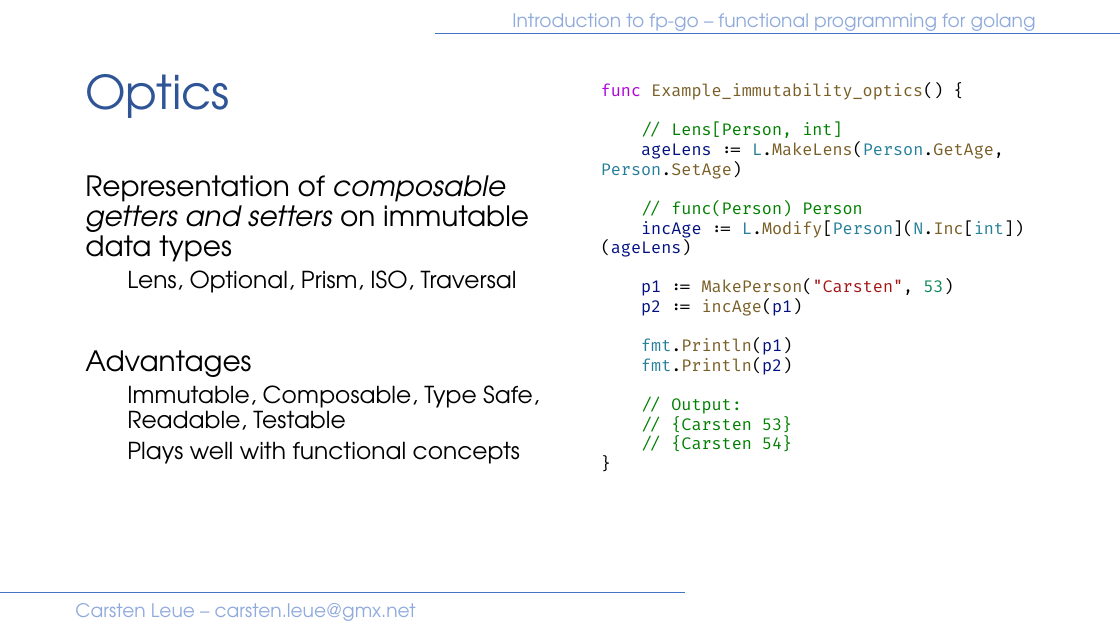
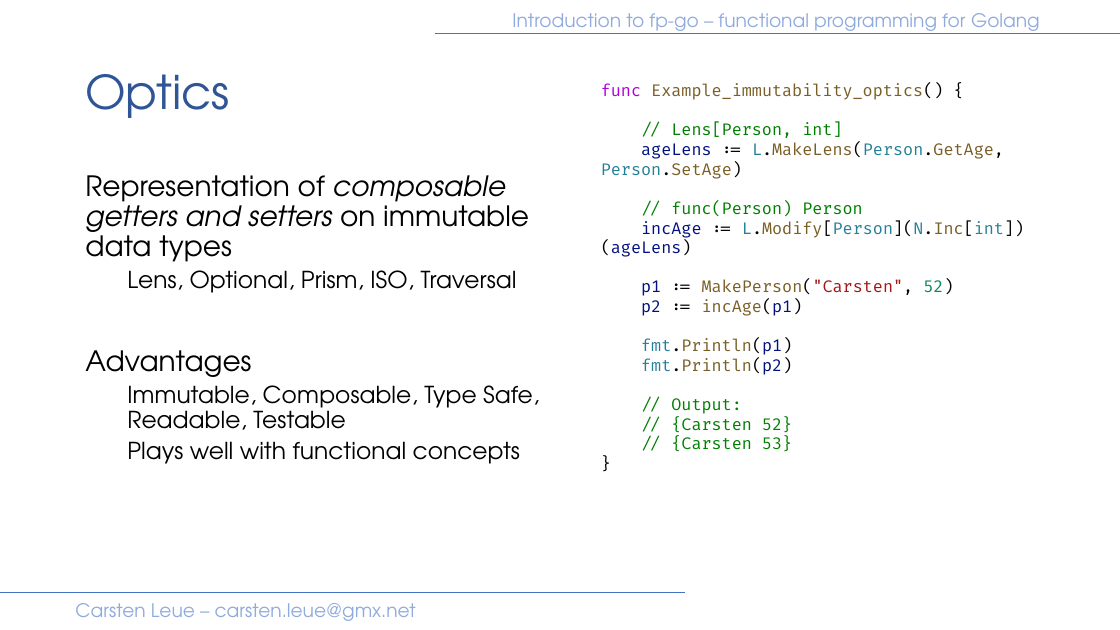
Before and after one commit to IBM/fp-go, a slide deck: slide 23 of samples/presentation/introduction.pptx. Drawn at 1120x630 pixels with LibreOffice and Linux fonts; fonts in the diff are those of the drawing. Boxes give left, top, right and bottom in pixels: in the first picture for what was removed or moved away, otherwise in the second. Text is boxed around its words. In the diff, an @@ line names an element or a change of style, - is before the commit and + after.

```diff
--- a/samples/presentation/introduction.pptx
+++ b/samples/presentation/introduction.pptx
@@ text at <box>512,13,1040,34</box>: text changed @@
-Introduction to fp-go – functional programming for golang
+Introduction to fp-go – functional programming for Golang
@@ text at <box>641,280,953,296</box>: text changed @@
-p1 := MakePerson("Carsten", 53)
+p1 := MakePerson("Carsten", 52)
@@ text at <box>671,417,792,433</box>: paragraph added @@
+// {Carsten 52}
@@ text at <box>671,437,792,452</box>: paragraph removed @@
-// {Carsten 54}
```
Also in this commit, not shown: 42 other slides changed, 1 other file.
